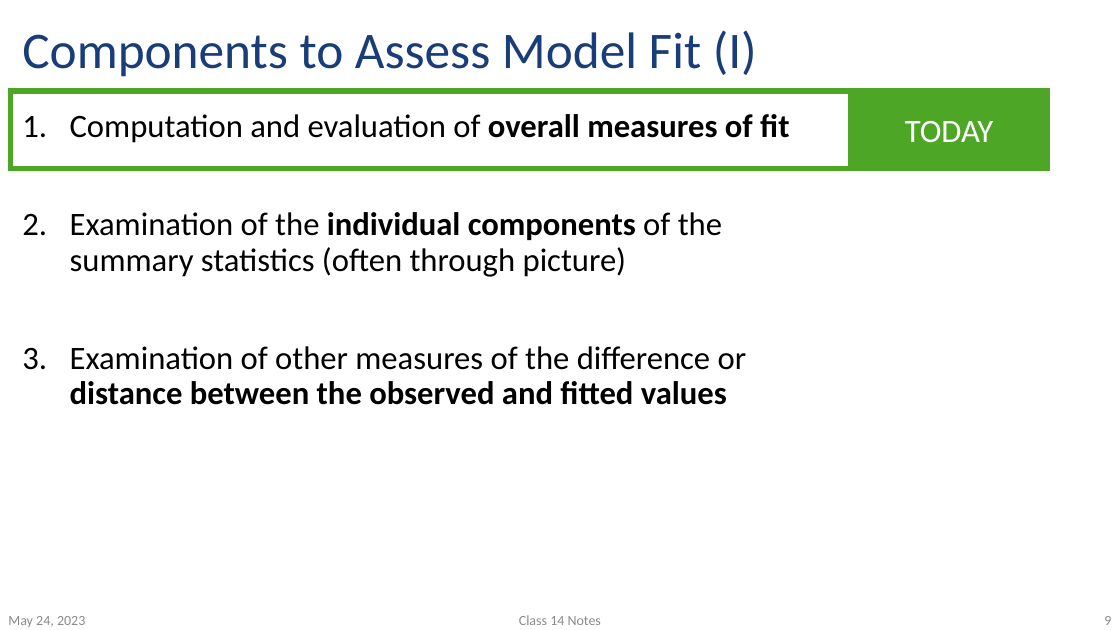
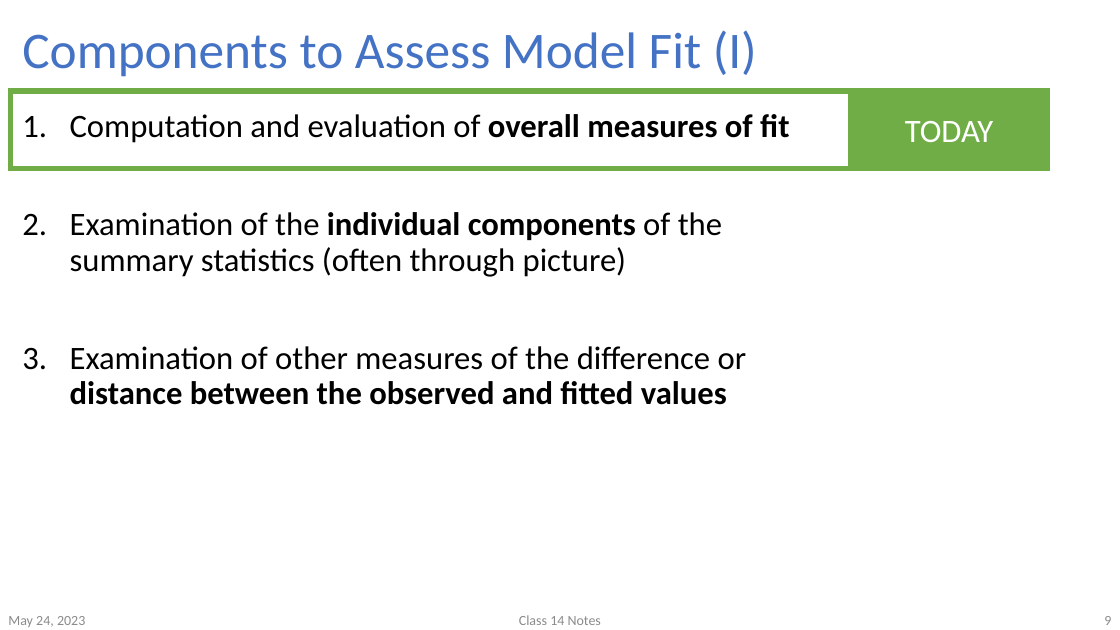
Before and after one commit to nwakim/S2024_BSTA_513, a slide deck: slide 9 of lectures/12_Assessing_fit/old_work/Class_14_Model_fit.pptx. Drawn at 1120x630 pixels with LibreOffice and Linux fonts; fonts in the diff are those of the drawing. Boxes give left, top, right and bottom in pixels: in the first picture for what was removed or moved away, otherwise in the second. Text is boxed around its words. In the diff, an @@ line names an element or a change of style, - is before the commit and + after.

```diff
--- a/lectures/12_Assessing_fit/old_work/Class_14_Model_fit.pptx
+++ b/lectures/12_Assessing_fit/old_work/Class_14_Model_fit.pptx
@@ title "Components to Assess Model Fit ..." at (x1=22, y1=30, x2=757, y2=77): text colour #193D78 to #4472C4 @@
@@ rectangle at (x1=11, y1=91, x2=851, y2=168): outline #4EA627 4.5 pt to #70AD47 4.5 pt @@
@@ rectangle "TODAY" at (x1=851, y1=91, x2=1048, y2=168): fill #4EA627 to #70AD47; outline #4EA627 4.5 pt to #70AD47 4.5 pt @@
```
Also in this commit, not shown: 46 other slides changed, 8 other files.
